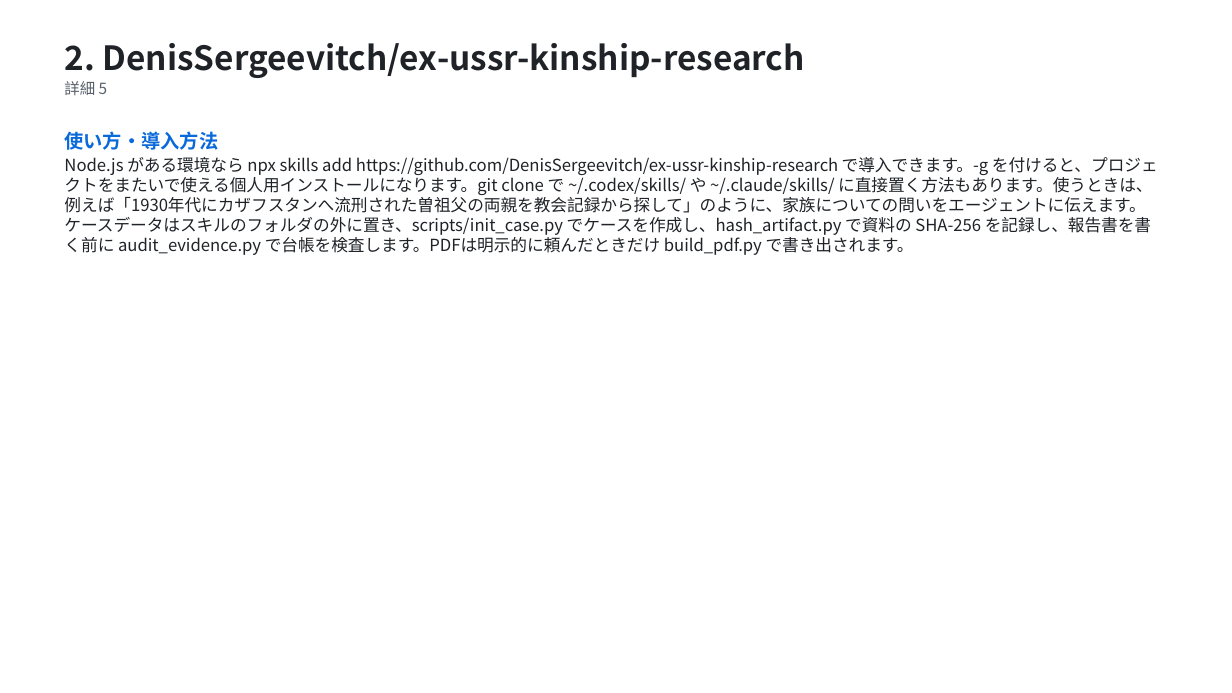
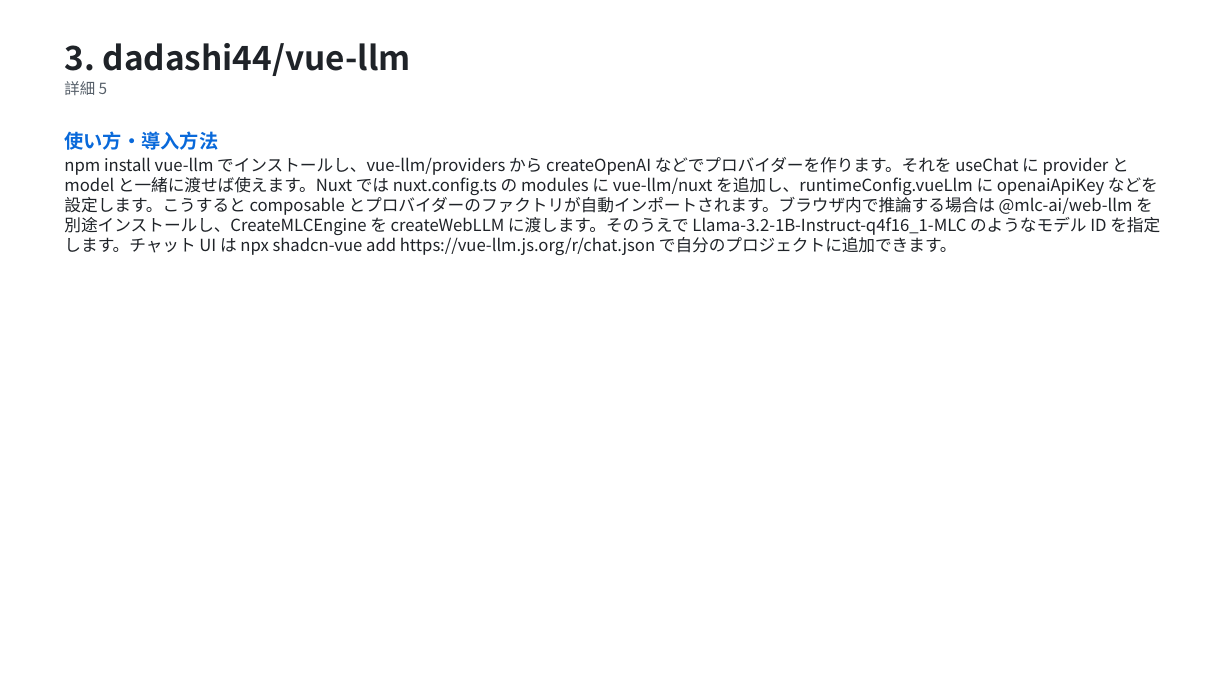
Before and after one commit to HORI-PNG/github_trend_checker, a slide deck: slide 24 of reports/2026-10-30/report.pptx (slide 16 before the commit). Drawn at 1232x693 pixels with LibreOffice and Linux fonts; fonts in the diff are those of the drawing. Boxes give left, top, right and bottom in pixels: in the first picture for what was removed or moved away, otherwise in the second. Text is boxed around its words. In the diff, an @@ line names an element or a change of style, - is before the commit and + after.

```diff
--- a/reports/2026-10-30/report.pptx
+++ b/reports/2026-10-30/report.pptx
@@ text at bbox=[64, 43, 411, 76]: text changed @@
-2. DenisSergeevitch/ex-ussr-kinship-research
+3. dadashi44/vue-llm
@@ text at bbox=[64, 157, 1160, 255]: text changed @@
-Node.js がある環境なら npx skills add https://github.com/DenisSergeevitch/ex-ussr-kinship-research で導入できます。-g を付けると、プロジェクトをまたいで使える個人用インストールになります。git clone で ~/.codex/skills/ や ~/.claude/skills/ に直接置く方法もあります。使うときは、例えば「1930年代にカザフスタンへ流刑された曽祖父の両親を教会記録から探して」のように、家族についての問いをエージェントに伝えます。ケースデータはスキルのフォルダの外に置き、scripts/init_case.py でケースを作成し、hash_artifact.py で資料の SHA-256 を記録し、報告書を書く前に audit_evidence.py で台帳を検査します。PDFは明示的に頼んだときだけ build_pdf.py で書き出されます。
+npm install vue-llm でインストールし、vue-llm/providers から createOpenAI などでプロバイダーを作ります。それを useChat に provider と model と一緒に渡せば使えます。Nuxt では nuxt.config.ts の modules に vue-llm/nuxt を追加し、runtimeConfig.vueLlm に openaiApiKey などを設定します。こうすると composable とプロバイダーのファクトリが自動インポートされます。ブラウザ内で推論する場合は @mlc-ai/web-llm を別途インストールし、CreateMLCEngine を createWebLLM に渡します。そのうえで Llama-3.2-1B-Instruct-q4f16_1-MLC のようなモデル ID を指定します。チャット UI は npx shadcn-vue add https://vue-llm.js.org/r/chat.json で自分のプロジェクトに追加できます。
```
Also in this commit, not shown: 76 other slides changed, 1 slide added, 4 slides removed, 3 other files.
